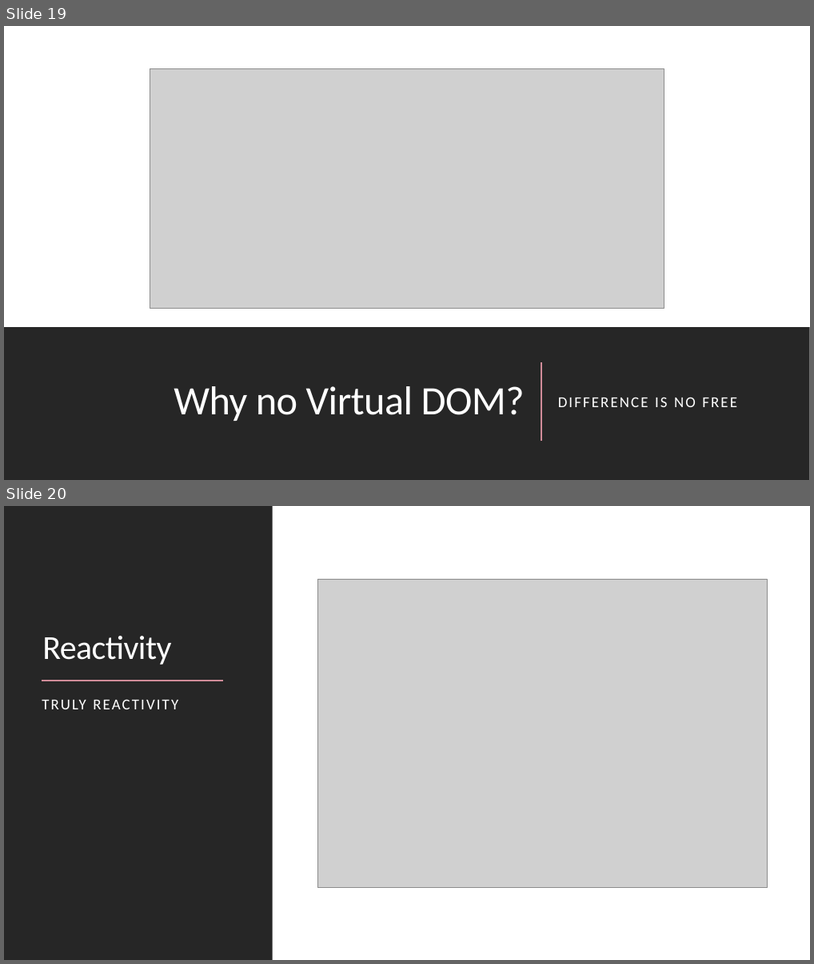
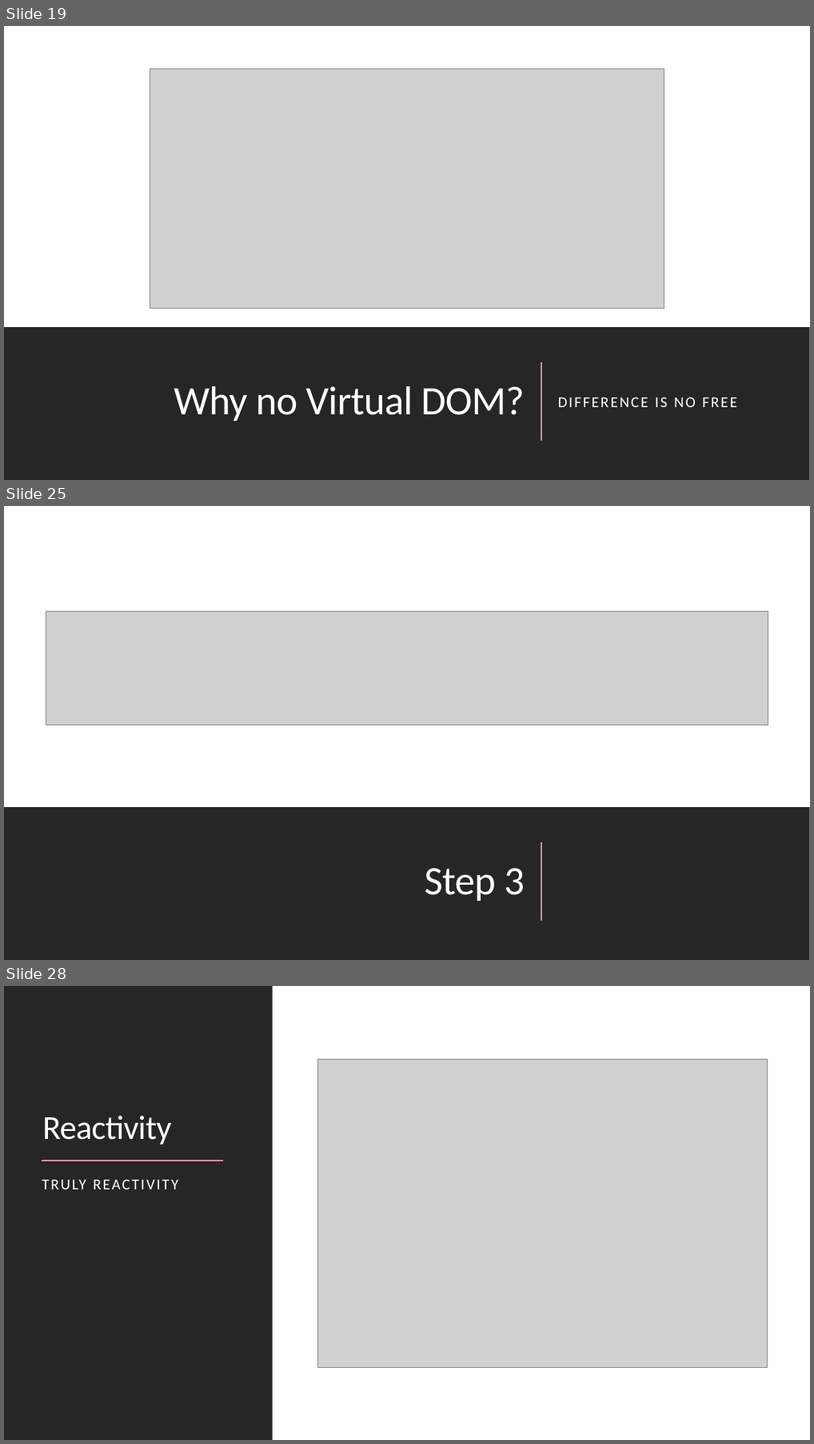
Before and after one commit to the-homeless-god/Profile, a slide deck: Presentations/Svelte framework.pptx. Shown one above the other, each under a label of ours: slides 19 and 20 before the commit, slides 19, 25 and 28 after it; the slides between them are not shown. The pictures are 814x964 and 814x1444 pixels, drawn with LibreOffice and Linux fonts; fonts in the diff are those of the drawing; grey boxes stand for pictures. Boxes give left, top, right and bottom in pixels: in the first picture for what was removed or moved away, otherwise in the second. Text is boxed around its words. In the diff, an @@ line names an element or a change of style, - is before the commit and + after.

```diff
--- a/Presentations/Svelte framework.pptx
+++ b/Presentations/Svelte framework.pptx
@@ slide 25 added at [4, 506, 810, 960], background #FFFFFF @@
@@ rectangle added at [4, 506, 810, 960], fill #FFFFFF @@
@@ picture added at [46, 612, 769, 725] @@
@@ rectangle added at [4, 808, 810, 960], fill #262626 @@
@@ line added from (542, 921) to (542, 842), #D08C99 1.5 pt @@
@@ title added at [425, 868, 524, 900], 48 pt, text #FFFFFF @@
+Step 3
@@ rectangle added at [4, 929, 810, 960], fill #262626 @@
@@ what was slide 20 is now slide 28 @@
```
Also in this commit, not shown: 1 slide changed, 8 other slides added.
